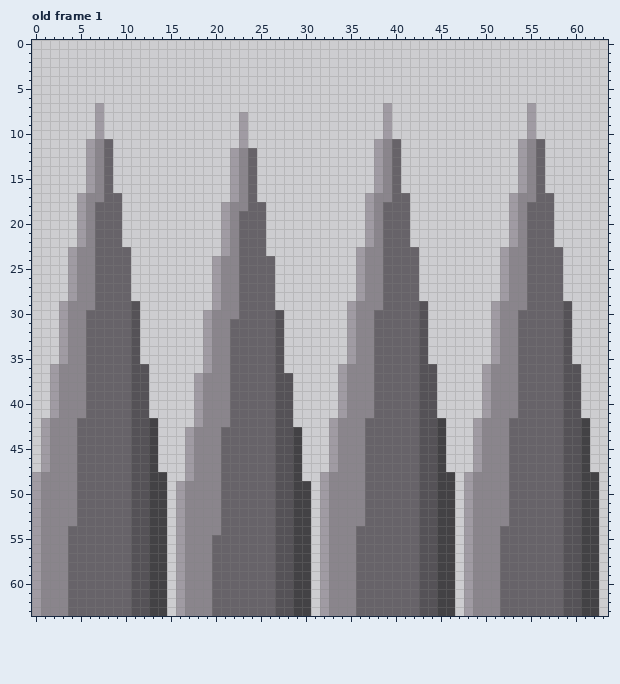
Pixel-art file, stored at oscourge_pixelart/Sprites/aseprite_files/spikes.aseprite. The first picture shows the starting point.
64x64 pixels, 1 frame. Shown: old frame 1. The commit also changed other frames, which this record leaves out.
Once edited:
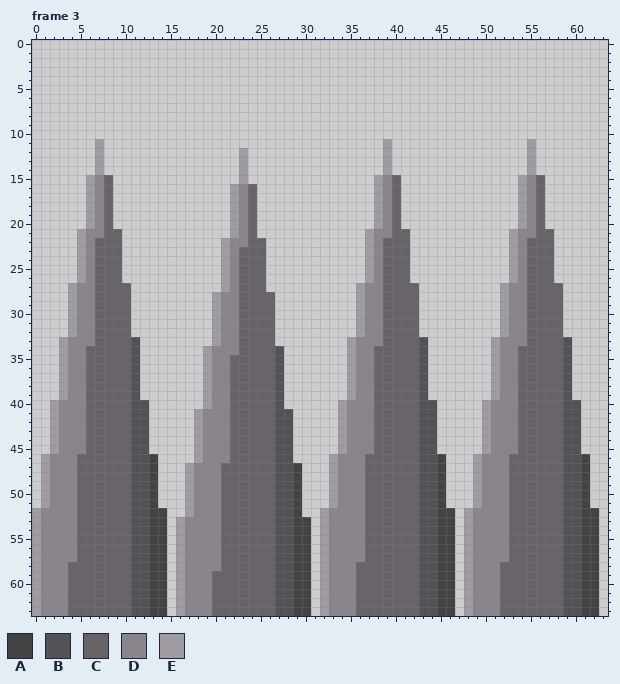
Palette (. is transparent): A #434245  B #555257  C #676369  D #8a858c  E #a09ba3
A new or re-ordered frame is compared with the old frame closest to it.
Commit message: Adding spikes anim and improving level 2
The edit:
frames 1 -> 28
Changed rows in their new state; - is an unchanged pixel.
Frame 3 is new; against old frame 1, layer "Layer 1":
first column x 0:
 7 -------.-------------------------------.---------------.-------
 8 -------.---------------.---------------.---------------.-------
 9 -------.---------------.---------------.---------------.-------
10 -------.---------------.---------------.---------------.-------
11 ------.E.--------------.--------------.E.-------------.E.------
12 ------.E.-------------.E.-------------.E.-------------.E.------
13 ------.E.-------------.E.-------------.E.-------------.E.------
14 ------.E.-------------.E.-------------.E.-------------.E.------
15 ----------------------.E.--------------------------------------
17 -----.E--.---------------------------.E--.-----------.E--.-----
18 -----.ED-.-----------.E--.-----------.ED-.-----------.ED-.-----
19 -----.ED-.-----------.ED-.-----------.ED-.-----------.ED-.-----
20 -----.ED-.-----------.ED-.-----------.ED-.-----------.ED-.-----
21 -------D-------------.ED-.-------------D---------------D-------
22 -----------------------D---------------------------------------
23 ----.E----.-------------------------.E----.---------.E----.----
24 ----.E----.---------.E----.---------.E----.---------.E----.----
25 ----.E----.---------.E----.---------.E----.---------.E----.----
26 ----.E----.---------.E----.---------.E----.---------.E----.----
27 --------------------.E----.------------------------------------
29 ---.E------.-----------------------.E------.-------.E------.---
30 ---.E-D----.-------.E------.-------.E-D----.-------.E-D----.---
31 ---.E-D----.-------.E-D----.-------.E-D----.-------.E-D----.---
32 ---.E-D----.-------.E-D----.-------.E-D----.-------.E-D----.---
33 ------D------------.E-D----.----------D---------------D--------
34 ----------------------D----------------------------------------
36 --.E--------.---------------------.E--------.-----.E--------.--
37 --.E--------.-----.E--------.-----.E--------.-----.E--------.--
38 --.E--------.-----.E--------.-----.E--------.-----.E--------.--
39 --.E--------.-----.E--------.-----.E--------.-----.E--------.--
40 ------------------.E--------.----------------------------------
42 -.E--D-------.-------------------.E--D-------.---.E--D-------.-
43 -.E--D-------.---.E--D-------.---.E--D-------.---.E--D-------.-
44 -.E--D-------.---.E--D-------.---.E--D-------.---.E--D-------.-
45 -.E--D-------.---.E--D-------.---.E--D-------.---.E--D-------.-
46 -----------------.E--D-------.---------------------------------
48 .E------------.-----------------.E------------.-.E------------.
49 .E------------.-.E------------.-.E------------.-.E------------.
50 .E------------.-.E------------.-.E------------.-.E------------.
51 .E------------.-.E------------.-.E------------.-.E------------.
52 ----------------.E------------.--------------------------------
54 ----D-------------------------------D---------------D----------
55 ----D---------------D---------------D---------------D----------
56 ----D---------------D---------------D---------------D----------
57 ----D---------------D---------------D---------------D----------
58 --------------------D------------------------------------------
Changed places in both pictures, as pixel boxes (x1, y1, x2, y2):
changed: (32, 103, 140, 562)
changed: (140, 103, 428, 571)
changed: (428, 103, 572, 562)
erased: (572, 364, 599, 508)
